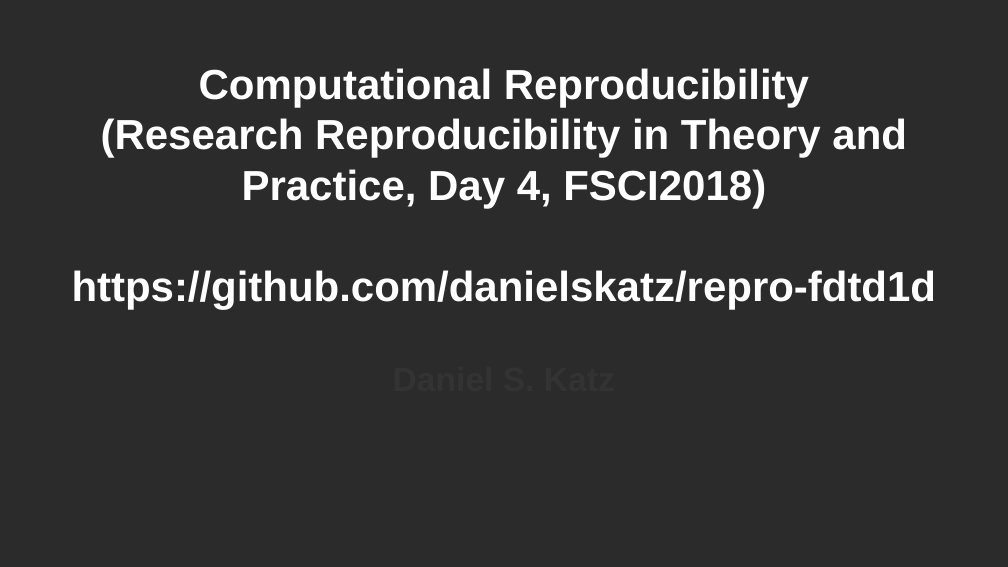
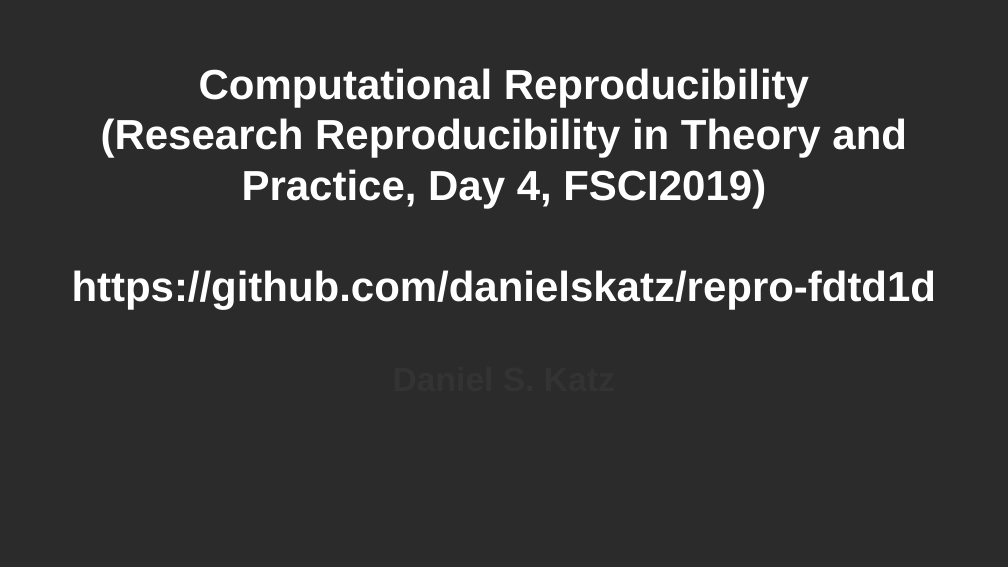
Before and after one commit to danielskatz/repro-fdtd1d, a slide deck: slide 1 of comp-repro.pptx. Drawn at 1008x567 pixels with LibreOffice and Linux fonts; fonts in the diff are those of the drawing; background and template pictures are left out; a plain dark background stands for a picture behind light text. Boxes give left, top, right and bottom in pixels: in the first picture for what was removed or moved away, otherwise in the second. Text is boxed around its words. In the diff, an @@ line names an element or a change of style, - is before the commit and + after.

Commit message:
update for FSCI2019

```diff
--- a/comp-repro.pptx
+++ b/comp-repro.pptx
@@ text at (x1=101, y1=68, x2=907, y2=208): text changed @@
-Computational Reproducibility
-(Research Reproducibility in Theory and Practice, Day 4, FSCI2018)
+Computational Reproducibility
+(Research Reproducibility in Theory and Practice, Day 4, FSCI2019)
```
